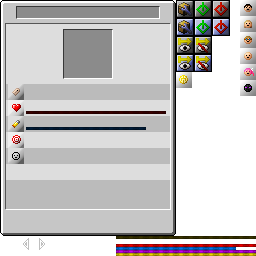
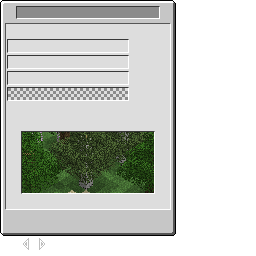
Layers edited between the first and the second 256x256 image:
showed group "colorizer" (9 layers) over left=7, top=0, right=256, bottom=194
added layer "Layer 24" in group "colorizer" over left=22, top=132, right=154, bottom=193
painted on "borders" over left=7, top=39, right=155, bottom=194
hid group "info" (29 layers) over left=6, top=0, right=256, bottom=256
